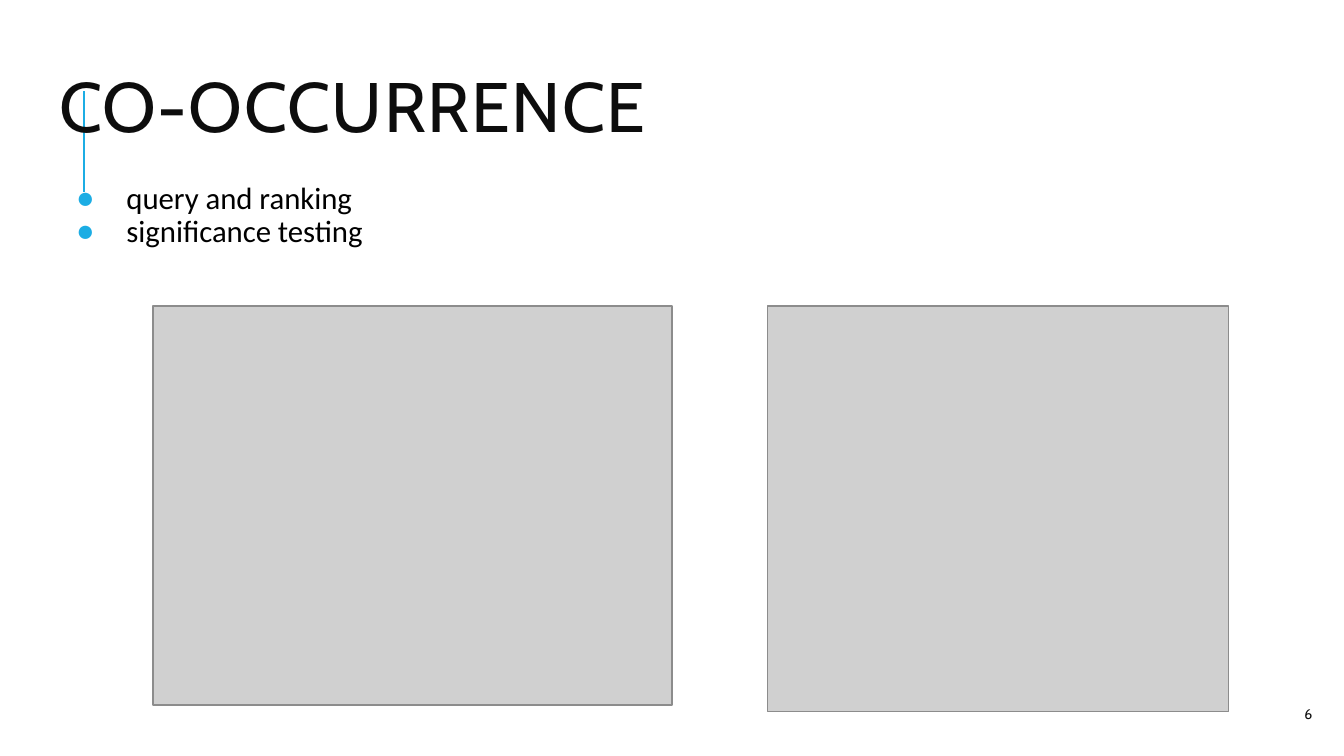
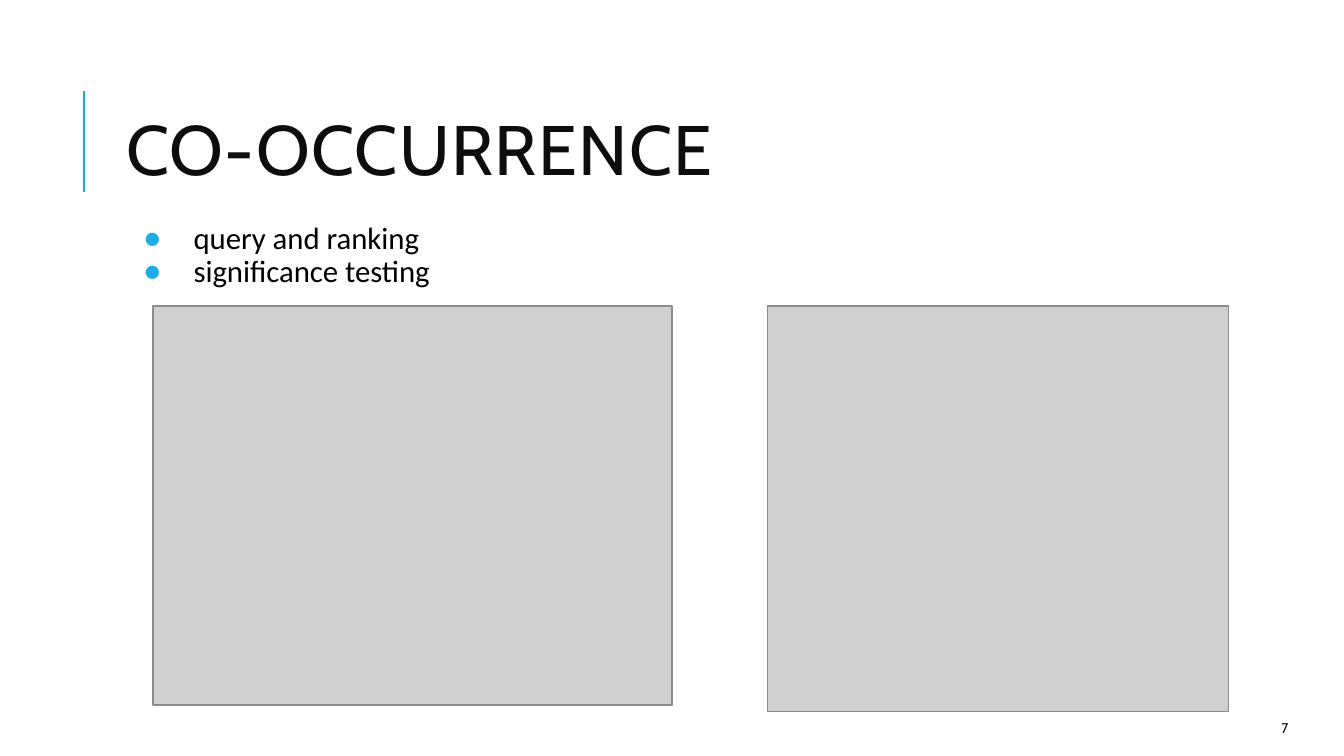
Before and after one commit to thtang/Fintech-Text-Mining-and-Machine-Learning, a slide deck: slide 7 of final/Fintech_final.pptx (slide 6 before the commit). Drawn at 1344x756 pixels with LibreOffice and Linux fonts; fonts in the diff are those of the drawing; grey boxes stand for pictures. Boxes give left, top, right and bottom in pixels: in the first picture for what was removed or moved away, otherwise in the second. Text is boxed around its words. In the diff, an @@ line names an element or a change of style, - is before the commit and + after.

```diff
--- a/final/Fintech_final.pptx
+++ b/final/Fintech_final.pptx
@@ title "CO-OCCURRENCE" rewrapped from [59,82,645,148] to [126,125,712,176] @@
@@ text "query and ranking": place and size @@
-text "query and ranking" at [126,187,363,248]
+text "query and ranking" at [194,227,430,288]
@@ page number at [1281,723,1288,733]: text changed @@
-6
+7
```
Also in this commit, not shown: 10 other slides changed, 1 slide added, 10 slides removed.
